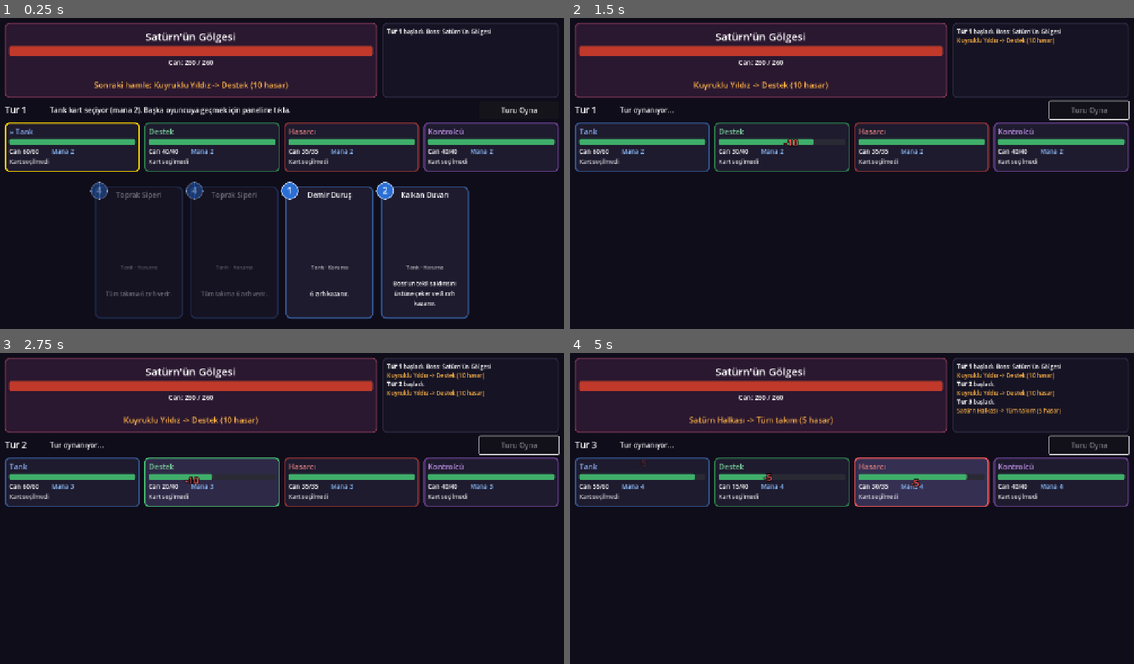
Above: before the commit, frames 1-4 (two rows, left to right).
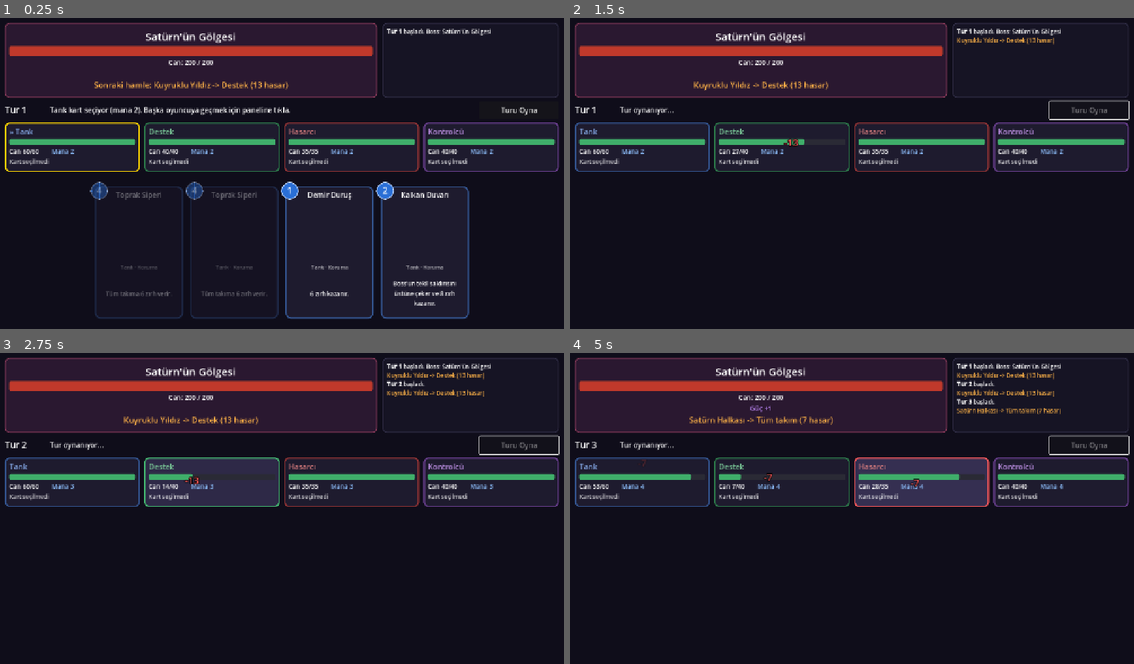
Above: after the commit, the same moments.

Repository: bogacavdar/coop-kart-oyunu
Game: Godot game, scene res://savas.tscn
Two runs of this game, one before a commit and one after it. Both use one fixed random seed, a clock stepped at 60 frames per second and the inputs below.
Inputs (mouse positions are in pixels of both pictures, inside the frame that each line leads up to):
- Up to frame 1 (0.25 s): no input
- Up to frame 2 (1.5 s): click "Turu Oyna" at 0.5 s; move the mouse to (643, 145) at 1.27 s; click (643, 145) at 1.42 s
- Up to frame 3 (2.75 s): click "Turu Oyna" at 2 s
- Up to frame 4 (5 s): move the mouse to (784, 480) at 2.77 s; click (784, 480) at 2.92 s; click "Turu Oyna" at 3.5 s; move the mouse to (919, 480) at 4.27 s; click (919, 480) at 4.42 s

The runs differ from the first frame. In frame 1, less than 0.1% of the frame differs, in the area x 33-47%, y 13-23%; in frame 2, less than 0.1%; in frame 3, 0.1%; in frame 4, 0.4%, in the area x 4-84%, y 6-44%.

Commit message:
Denge: boss daha sert, savaş daha kısa
Co-Authored-By: Claude Opus 5.5 <noreply@anthropic.com>
Claude-Session: https://claude.ai/code/session_01BTyhiEWYueC4ryox9s8zfK

Diff:
--- a/savas/savas_motoru.gd
+++ b/savas/savas_motoru.gd
@@ -10,7 +10,7 @@
 const EL_BOYUTU := 4
 const MAKS_MANA := 6
 const KOPYA_SAYISI := 2
-const BOSS_CANI_OYUNCU_BASI := 65
+const BOSS_CANI_OYUNCU_BASI := 50
 
 var oyuncular: Array[Oyuncu] = []
 var boss: Boss
@@ -231,7 +231,7 @@
 	boss.sersem = false
 	aggro = -1
 	# Savaş uzadıkça boss sertleşir
-	if tur > 1 and tur % 3 == 1:
+	if tur > 1 and tur % 2 == 1:
 		boss.guc += 1
 	for o in oyuncular:
 		o.zirh = 0
@@ -249,15 +249,15 @@
 	var zar := rng.randi_range(1, 100)
 	var h := 0
 	if zar <= 45 or tur == 1:
-		h = 10 + boss.guc
+		h = 13 + boss.guc
 		boss.niyet = {"tur": "tekil", "hedef": hedef.no, "hasar": h,
 			"metin": "Kuyruklu Yıldız -> %s (%d hasar)" % [hedef.ad, h]}
 	elif zar <= 65:
-		h = 18 + boss.guc
+		h = 22 + boss.guc
 		boss.niyet = {"tur": "tekil", "hedef": hedef.no, "hasar": h,
 			"metin": "Kara Delik -> %s (%d hasar)" % [hedef.ad, h]}
 	elif zar <= 90:
-		h = 5 + int(boss.guc / 2.0)
+		h = 7 + int(boss.guc / 2.0)
 		boss.niyet = {"tur": "alan", "hasar": h,
 			"metin": "Satürn Halkası -> Tüm takım (%d hasar)" % h}
 	else:
